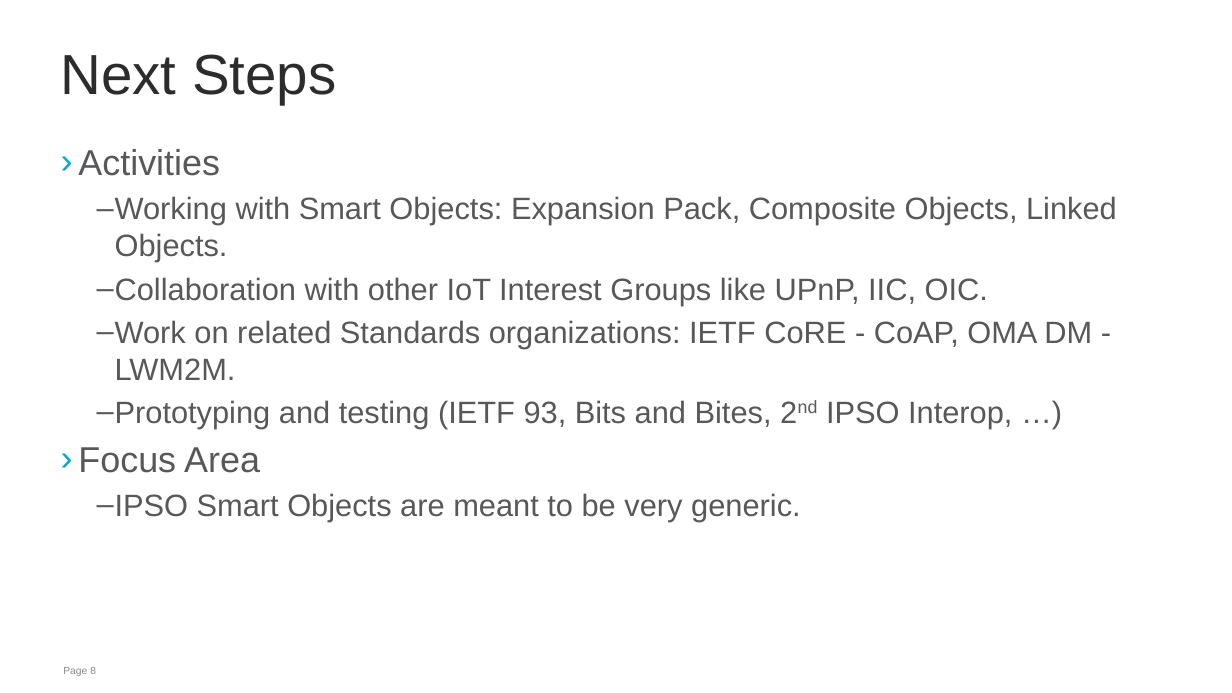
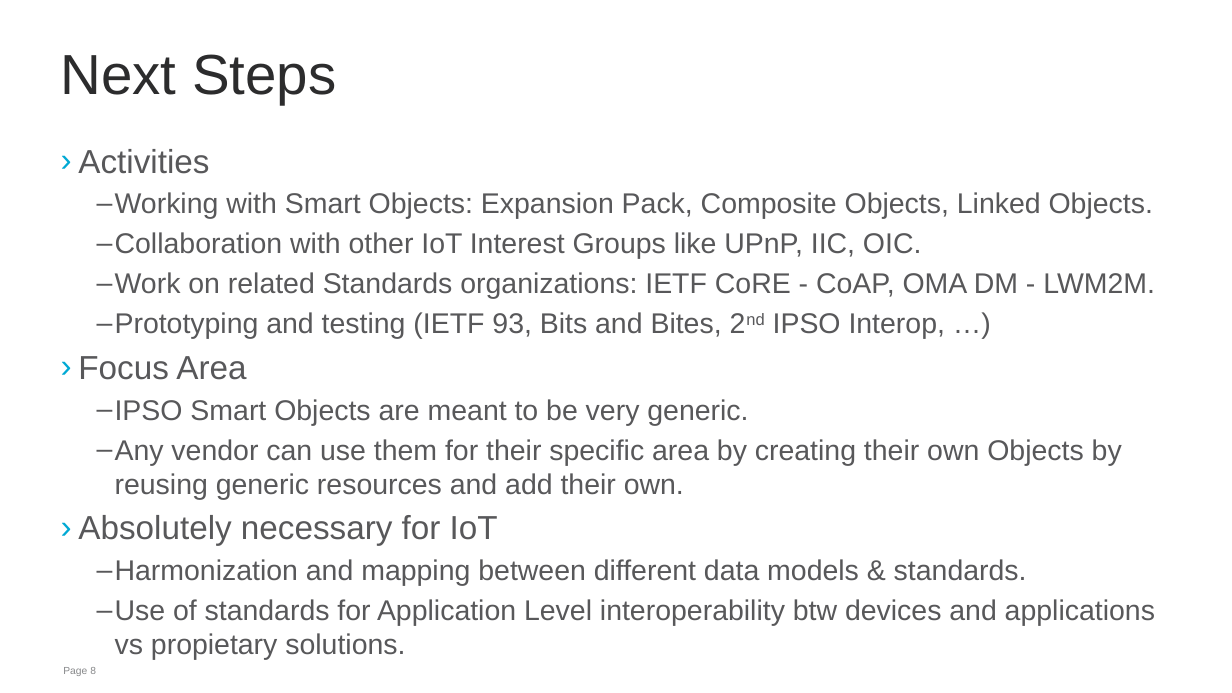
Before and after one commit to jaimejim/iot-playground, a slide deck: slide 8 of Documentation/IPSO_Intro_IOTWEEK.pptx. Drawn at 1232x693 pixels with LibreOffice and Linux fonts; fonts in the diff are those of the drawing; background and template pictures are left out. Boxes give left, top, right and bottom in pixels: in the first picture for what was removed or moved away, otherwise in the second. Text is boxed around its words. In the diff, an @@ line names an element or a change of style, - is before the commit and + after.

```diff
--- a/Documentation/IPSO_Intro_IOTWEEK.pptx
+++ b/Documentation/IPSO_Intro_IOTWEEK.pptx
@@ text at (78,149,1155,425): size 28 to 25.9 pt in "Activities", "Focus Area"; size 24 to 22.2 pt in "Working with Smart Objects: Expansion Pack, Composite ...", "Collaboration with other IoT Interest Groups like ...", "Work on related Standards organizations: IETF CoRE ...", "Prototyping and testing (IETF 93, Bits and ..." and 1 more places @@
@@ text at (78,439,1155,660): paragraphs added @@
+  – Any vendor can use them for their specific area by creating their own Objects by reusing generic resources and add their own.
+› Absolutely necessary for IoT
+  – Harmonization and mapping between different data models & standards.
+  – Use of standards for Application Level interoperability btw devices and applications vs propietary solutions.
```
Also in this commit, not shown: 3 other slides changed, 2 other files.
